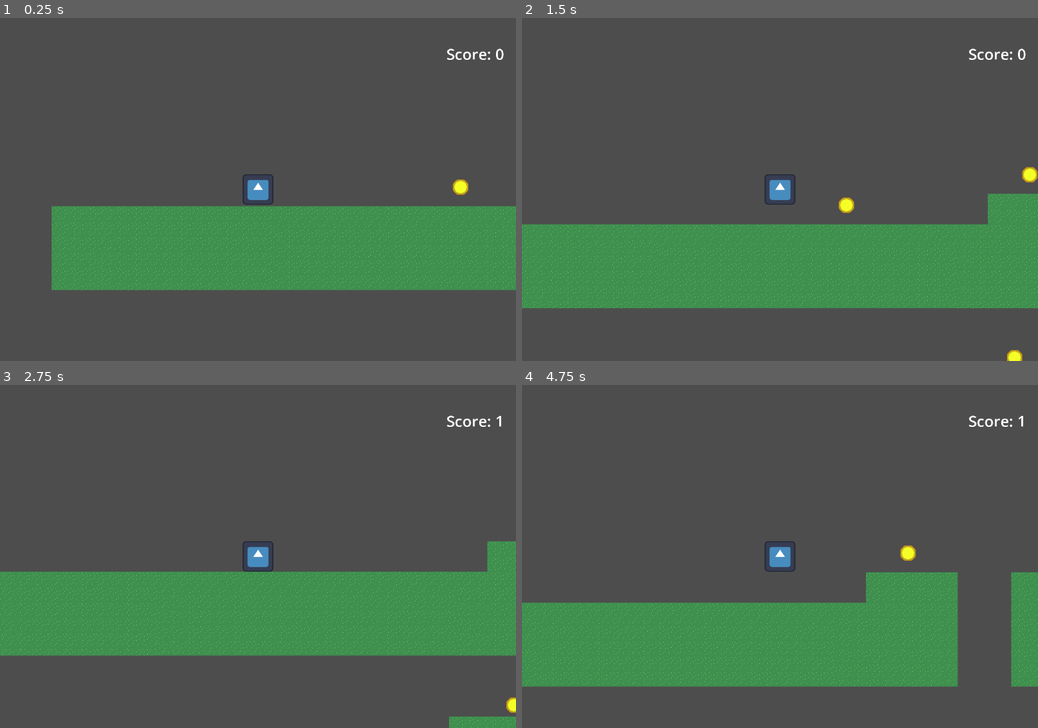
Above: before the commit, frames 1-4 (two rows, left to right).
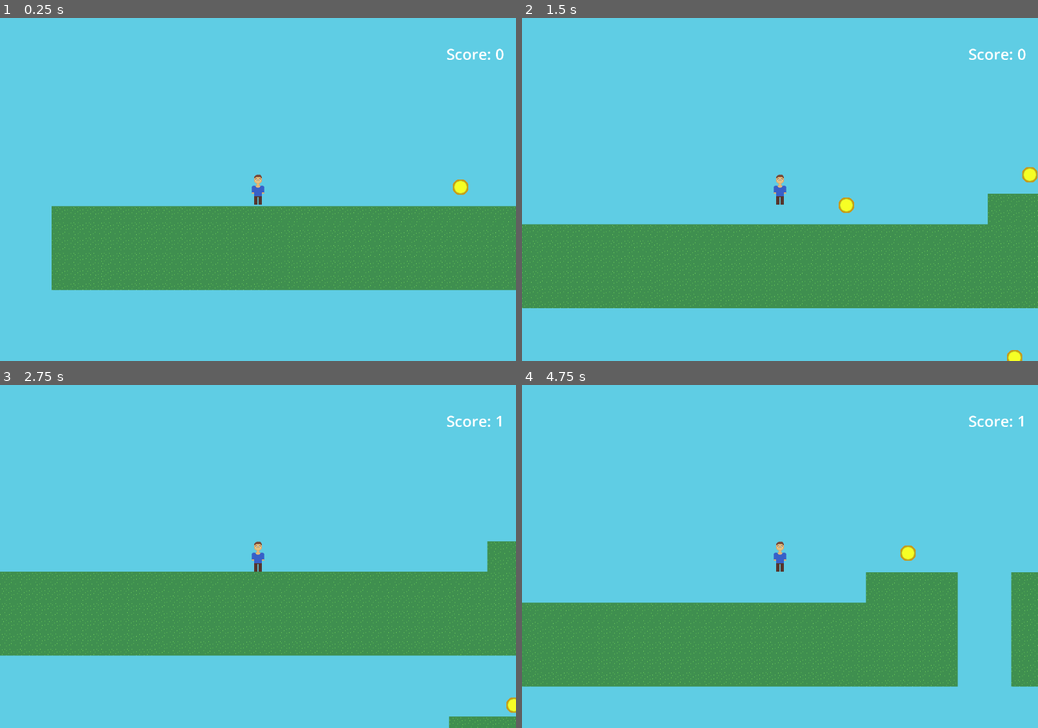
Above: after the commit, the same moments.

Repository: N0TM3-1/godot-platformer
Game: Godot game, scene res://main.tscn
Same seed, same stepped clock (60 frames per second), same inputs: the game is played once before the commit and once after it. The engine's default icon, where the game draws it, is replaced by a stand-in: a white triangle on a blue panel in a dark square.
Inputs:
- Up to frame 1 (0.25 s): no input
- Up to frame 2 (1.5 s): tap Enter at 0.5 s; hold Right (right) from 0.53 s (still down); tap Alt at 0.6 s; tap Up (up) at 0.77 s; tap Shift at 1.35 s
- Up to frame 3 (2.75 s): tap Up (up) at 1.52 s; release Right (right) at 2.03 s; hold Left (left) from 2.03 s (still down); tap Alt at 2.1 s
- Up to frame 4 (4.75 s): release Left (left) at 2.78 s; hold Right (right) 2.78-4.28 s; tap Shift at 2.85, 4.35 s; tap Up (up) at 3.02, 3.77, 4.52 s; tap Alt at 3.6 s; hold Left (left) from 4.28 s (still down)

The runs differ from the first frame. In frame 1, 78% of the frame differs, in the area x 0-100%, y 0-100%; in frame 2, 74%; in frame 3, 75%; in frame 4, 76%.

Commit message:
Changed player sprite and added sky

Diff:
--- a/main.tscn
+++ b/main.tscn
@@ -1,10 +1,11 @@
-[gd_scene load_steps=15 format=4 uid="uid://bk7vjw4n0pp53"]
+[gd_scene load_steps=16 format=4 uid="uid://bk7vjw4n0pp53"]
 
 [ext_resource type="Script" uid="uid://du3pcawfjagmb" path="res://player.gd" id="1_h2yge"]
-[ext_resource type="Texture2D" uid="uid://dfywddo47nk16" path="res://icon.svg" id="1_ig7tw"]
 [ext_resource type="Script" uid="uid://cttvjm8vcq4kx" path="res://manager.gd" id="1_lquwl"]
 [ext_resource type="Texture2D" uid="uid://dhms7dyfghpi2" path="res://grass.png" id="2_0xm2m"]
+[ext_resource type="Texture2D" uid="uid://8rt22jsruw8h" path="res://sky.png" id="2_272bh"]
 [ext_resource type="PackedScene" uid="uid://d2u28bvo2oyj7" path="res://coin.tscn" id="4_1bvp3"]
+[ext_resource type="Texture2D" uid="uid://ckfflmlmxqijy" path="res://player.png" id="5_7mycd"]
 [ext_resource type="Script" uid="uid://8syhxoyfknle" path="res://area_2d.gd" id="6_7mycd"]
 
 [sub_resource type="TileSetAtlasSource" id="TileSetAtlasSource_h2yge"]
@@ -36,7 +37,7 @@
 font_size = 64
 
 [sub_resource type="RectangleShape2D" id="RectangleShape2D_0xm2m"]
-size = Vector2(128, 128)
+size = Vector2(52, 126)
 
 [sub_resource type="WorldBoundaryShape2D" id="WorldBoundaryShape2D_lquwl"]
 distance = -924.0
@@ -45,6 +46,11 @@
 
 [node name="Manager" type="Node" parent="."]
 script = ExtResource("1_lquwl")
+
+[node name="Sprite2D" type="Sprite2D" parent="."]
+position = Vector2(1251, 325)
+scale = Vector2(151.09375, 100)
+texture = ExtResource("2_272bh")
 
 [node name="TileMapLayer" type="TileMapLayer" parent="."]
 tile_map_data = PackedByteArray("AAAAAA4AAAAAAAAAAAABAA4AAAABAAAAAAAAAAwAAAAAAAAAAAAAAA0AAAAAAAEAAAABAAwAAAABAAAAAAABAA …(73808 unchanged characters)…
@@ -73,7 +79,8 @@
 script = ExtResource("1_h2yge")
 
 [node name="Sprite2D" type="Sprite2D" parent="Player"]
-texture = ExtResource("1_ig7tw")
+scale = Vector2(2, 2)
+texture = ExtResource("5_7mycd")
 
 [node name="Camera2D" type="Camera2D" parent="Player"]
 
@@ -89,6 +96,7 @@
 autowrap_mode = 2
 
 [node name="CollisionShape2D" type="CollisionShape2D" parent="Player"]
+position = Vector2(0, 1)
 shape = SubResource("RectangleShape2D_0xm2m")
 
 [node name="Area2D" type="Area2D" parent="."]
@@ -100,21 +108,21 @@
 shape = SubResource("WorldBoundaryShape2D_lquwl")
 
 [connection signal="body_entered" from="TileMapLayer2/coin" to="TileMapLayer2/coin" method="_on_body_entered"]
-[connection signal="body_entered" from="TileMapLayer2/@Area2D@112044" to="TileMapLayer2/@Area2D@112044" method="_on_body_entered"]
-[connection signal="body_entered" from="TileMapLayer2/@Area2D@112045" to="TileMapLayer2/@Area2D@112045" method="_on_body_entered"]
-[connection signal="body_entered" from="TileMapLayer2/@Area2D@112046" to="TileMapLayer2/@Area2D@112046" method="_on_body_entered"]
-[connection signal="body_entered" from="TileMapLayer2/@Area2D@112047" to="TileMapLayer2/@Area2D@112047" method="_on_body_entered"]
-[connection signal="body_entered" from="TileMapLayer2/@Area2D@112048" to="TileMapLayer2/@Area2D@112048" method="_on_body_entered"]
-[connection signal="body_entered" from="TileMapLayer2/@Area2D@112049" to="TileMapLayer2/@Area2D@112049" method="_on_body_entered"]
-[connection signal="body_entered" from="TileMapLayer2/@Area2D@112050" to="TileMapLayer2/@Area2D@112050" method="_on_body_entered"]
-[connection signal="body_entered" from="TileMapLayer2/@Area2D@112051" to="TileMapLayer2/@Area2D@112051" method="_on_body_entered"]
-[connection signal="body_entered" from="TileMapLayer2/@Area2D@112052" to="TileMapLayer2/@Area2D@112052" method="_on_body_entered"]
-[connection signal="body_entered" from="TileMapLayer2/@Area2D@112053" to="TileMapLayer2/@Area2D@112053" method="_on_body_entered"]
-[connection signal="body_entered" from="TileMapLayer2/@Area2D@112054" to="TileMapLayer2/@Area2D@112054" method="_on_body_entered"]
-[connection signal="body_entered" from="TileMapLayer2/@Area2D@112055" to="TileMapLayer2/@Area2D@112055" method="_on_body_entered"]
-[connection signal="body_entered" from="TileMapLayer2/@Area2D@112056" to="TileMapLayer2/@Area2D@112056" method="_on_body_entered"]
-[connection signal="body_entered" from="TileMapLayer2/@Area2D@112057" to="TileMapLayer2/@Area2D@112057" method="_on_body_entered"]
-[connection signal="body_entered" from="TileMapLayer2/@Area2D@112058" to="TileMapLayer2/@Area2D@112058" method="_on_body_entered"]
-[connection signal="body_entered" from="TileMapLayer2/@Area2D@112059" to="TileMapLayer2/@Area2D@112059" method="_on_body_entered"]
-[connection signal="body_entered" from="TileMapLayer2/@Area2D@112060" to="TileMapLayer2/@Area2D@112060" method="_on_body_entered"]
-[connection signal="body_entered" from="TileMapLayer2/@Area2D@112061" to="TileMapLayer2/@Area2D@112061" method="_on_body_entered"]
+[connection signal="body_entered" from="TileMapLayer2/@Area2D@21042" to="TileMapLayer2/@Area2D@21042" method="_on_body_entered"]
+[connection signal="body_entered" from="TileMapLayer2/@Area2D@21043" to="TileMapLayer2/@Area2D@21043" method="_on_body_entered"]
+[connection signal="body_entered" from="TileMapLayer2/@Area2D@21044" to="TileMapLayer2/@Area2D@21044" method="_on_body_entered"]
+[connection signal="body_entered" from="TileMapLayer2/@Area2D@21045" to="TileMapLayer2/@Area2D@21045" method="_on_body_entered"]
+[connection signal="body_entered" from="TileMapLayer2/@Area2D@21046" to="TileMapLayer2/@Area2D@21046" method="_on_body_entered"]
+[connection signal="body_entered" from="TileMapLayer2/@Area2D@21047" to="TileMapLayer2/@Area2D@21047" method="_on_body_entered"]
+[connection signal="body_entered" from="TileMapLayer2/@Area2D@21048" to="TileMapLayer2/@Area2D@21048" method="_on_body_entered"]
+[connection signal="body_entered" from="TileMapLayer2/@Area2D@21049" to="TileMapLayer2/@Area2D@21049" method="_on_body_entered"]
+[connection signal="body_entered" from="TileMapLayer2/@Area2D@21050" to="TileMapLayer2/@Area2D@21050" method="_on_body_entered"]
+[connection signal="body_entered" from="TileMapLayer2/@Area2D@21051" to="TileMapLayer2/@Area2D@21051" method="_on_body_entered"]
+[connection signal="body_entered" from="TileMapLayer2/@Area2D@21052" to="TileMapLayer2/@Area2D@21052" method="_on_body_entered"]
+[connection signal="body_entered" from="TileMapLayer2/@Area2D@21053" to="TileMapLayer2/@Area2D@21053" method="_on_body_entered"]
+[connection signal="body_entered" from="TileMapLayer2/@Area2D@21054" to="TileMapLayer2/@Area2D@21054" method="_on_body_entered"]
+[connection signal="body_entered" from="TileMapLayer2/@Area2D@21055" to="TileMapLayer2/@Area2D@21055" method="_on_body_entered"]
+[connection signal="body_entered" from="TileMapLayer2/@Area2D@21056" to="TileMapLayer2/@Area2D@21056" method="_on_body_entered"]
+[connection signal="body_entered" from="TileMapLayer2/@Area2D@21057" to="TileMapLayer2/@Area2D@21057" method="_on_body_entered"]
+[connection signal="body_entered" from="TileMapLayer2/@Area2D@21058" to="TileMapLayer2/@Area2D@21058" method="_on_body_entered"]
+[connection signal="body_entered" from="TileMapLayer2/@Area2D@21059" to="TileMapLayer2/@Area2D@21059" method="_on_body_entered"]
Binary file added: player.png
Not shown, added: player.png.import
Binary file added: sky.png
Not shown, added: sky.png.import
